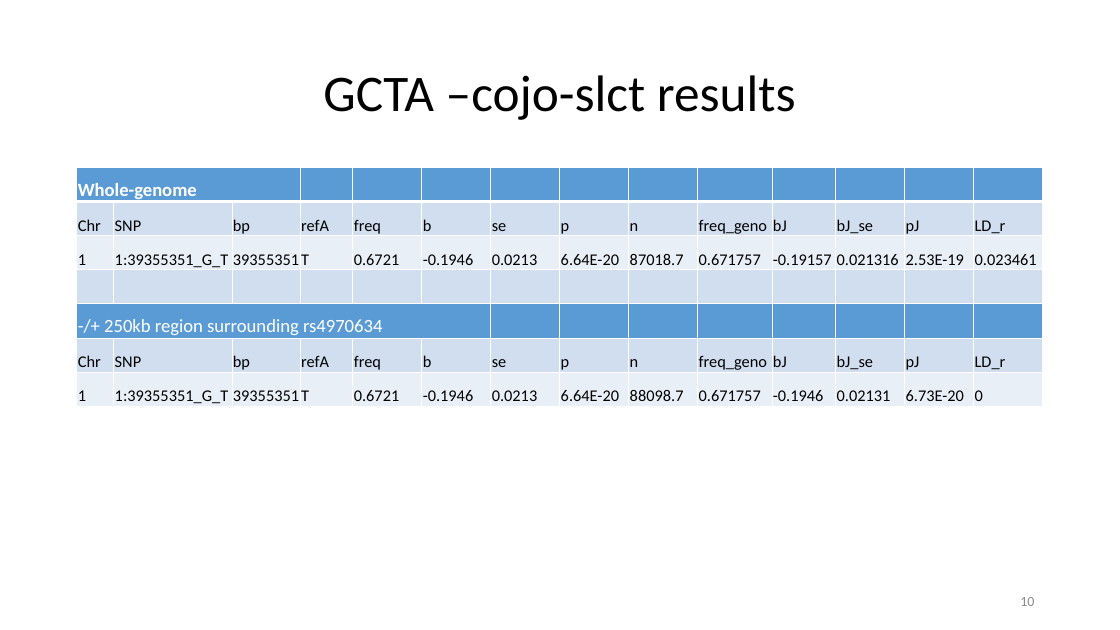
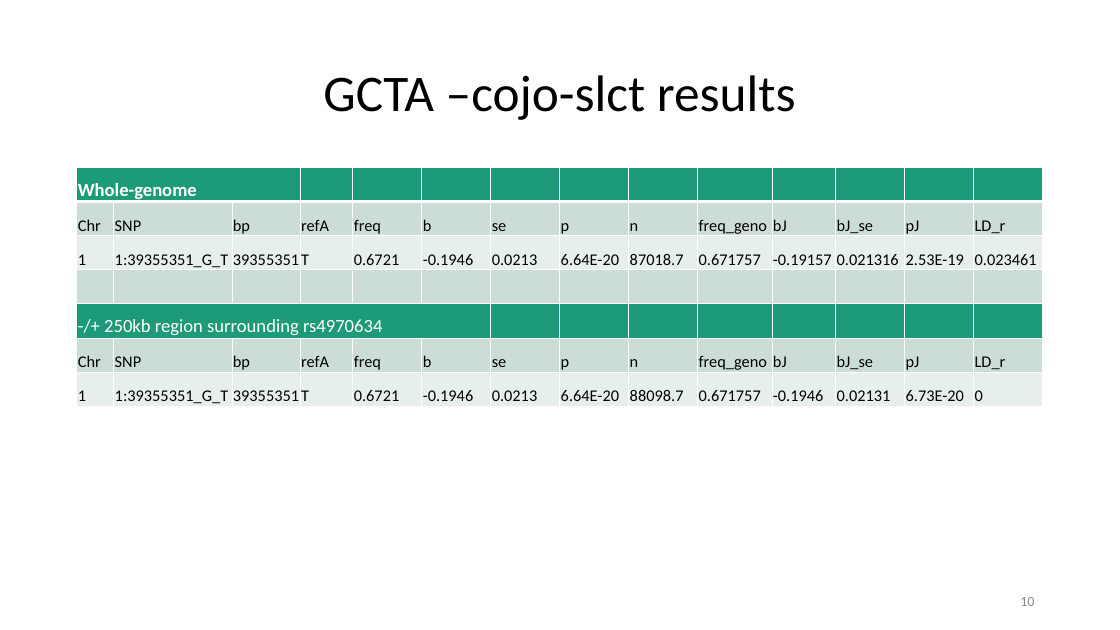
Before and after one commit to jinghuazhao/FM-pipeline, a slide deck: slide 10 of README.pptx. Drawn at 1120x630 pixels with LibreOffice and Linux fonts; fonts in the diff are those of the drawing. Boxes give left, top, right and bottom in pixels: in the first picture for what was removed or moved away, otherwise in the second. Text is boxed around its words. In the diff, an @@ line names an element or a change of style, - is before the commit and + after.

```diff
--- a/README.pptx
+++ b/README.pptx
@@ table at (x1=77, y1=168, x2=1043, y2=408) @@
@@ fill #5B9BD5 to #1D9A78 in 21 cells @@
@@ fill #D2DEEF to #CDDED6 in 42 cells @@
@@ fill #EAEFF7 to #E8EFEC in 28 cells @@
```
Also in this commit, not shown: 7 other slides changed.
